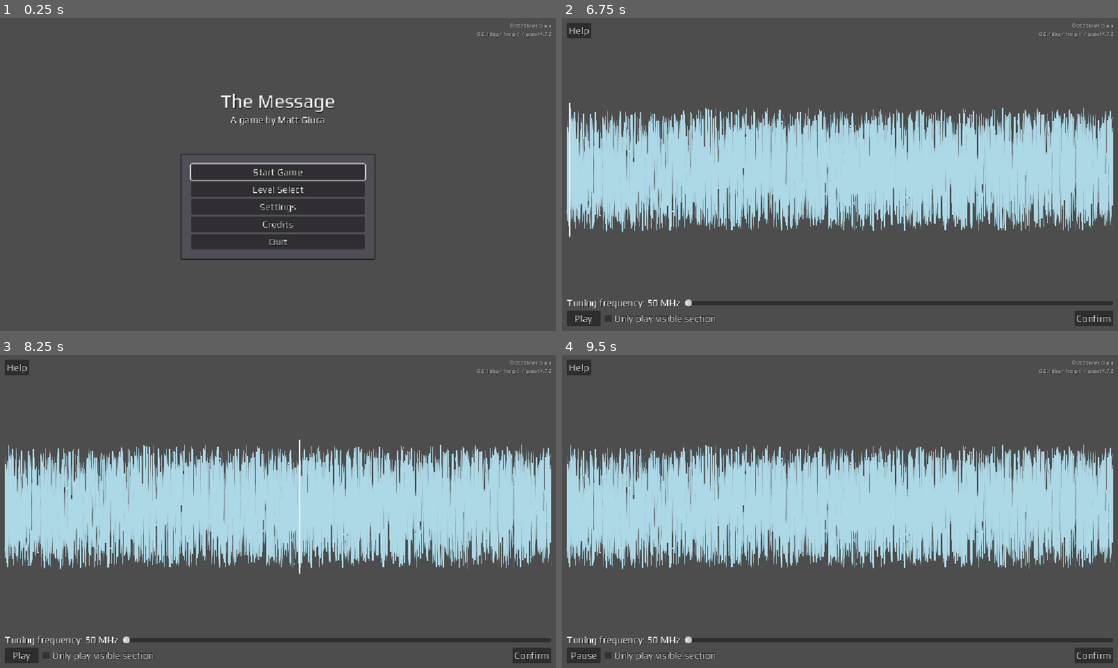
Above: before the commit, frames 1-4 (two rows, left to right).
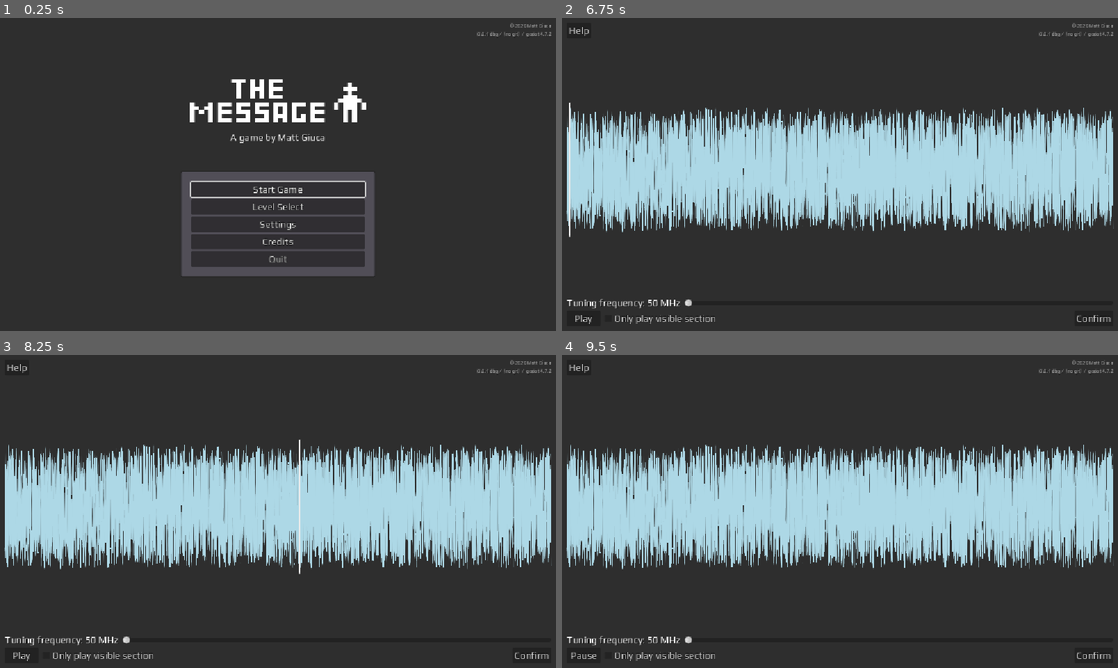
Above: after the commit, the same moments.

Repository: mgiuca/message-game
Game: Godot game, scene res://scenes/main.tscn
Two runs of this game, one before a commit and one after it. Both use one fixed random seed, a clock stepped at 60 frames per second and the inputs below. Sound files missing from this copy of the repository are replaced by a short silence.
Inputs (mouse positions are in pixels of both pictures, inside the frame that each line leads up to):
- Up to frame 1 (0.25 s): no input
- Up to frame 2 (6.75 s): click "Start Game" at 0.5 s; click "OK" at 1.25 s; click "Play" at 2 s; click "Play" at 2.75 s; click "Only play visible section" at 3.5 s; click "Only play visible section" at 4.25 s; click "Confirm" at 5 s; click "Confirm" at 5.75 s; click "Got it" at 6.5 s
- Up to frame 3 (8.25 s): click "Help" at 7.25 s; tap Enter at 8 s; drag from (278, 505) to (333, 442) at 8.02 s
- Up to frame 4 (9.5 s): tap Space at 8.75 s; drag from (728, 527) to (812, 574) at 8.77 s

The runs differ from the first frame. In frame 1, 90% of the frame differs, in the area x 0-100%, y 0-100%; in frame 2, 67%; in frame 3, 67%; in frame 4, 67%.

Commit message:
Added logo.
Put in main menu.

Also darkened background for whole game.

Diff:
--- a/project.godot
+++ b/project.godot
@@ -109,3 +109,4 @@
 rendering_device/driver.windows="d3d12"
 renderer/rendering_method="gl_compatibility"
 renderer/rendering_method.mobile="gl_compatibility"
+environment/defaults/default_clear_color=Color(0.18000486, 0.1800049, 0.1800048, 1)
--- a/scenes/main_menu.tscn
+++ b/scenes/main_menu.tscn
@@ -1,6 +1,7 @@
 [gd_scene format=3 uid="uid://bvweswfxul5oo"]
 
 [ext_resource type="Script" uid="uid://5ic8vnmqsxg4" path="res://scenes/main_menu.gd" id="1_rxnnp"]
+[ext_resource type="Texture2D" uid="uid://c7a5t4ynrhdcc" path="res://data/logo.png" id="2_bqqt6"]
 [ext_resource type="PackedScene" uid="uid://f3wv5ma8xvb0" path="res://scenes/ui/settings.tscn" id="3_wo74h"]
 
 [node name="MainMenu" type="Node" unique_id=1629672346]
@@ -32,14 +33,9 @@
 grow_horizontal = 2
 grow_vertical = 2
 
-[node name="LblTitle" type="Label" parent="UI/TopLevel/VBoxContainer" unique_id=1173459649]
-custom_minimum_size = Vector2(300, 1.45519e-11)
-layout_mode = 2
-size_flags_horizontal = 4
-theme_override_font_sizes/font_size = 40
-text = "The Message"
-horizontal_alignment = 1
-autowrap_mode = 3
+[node name="TexTitle" type="TextureRect" parent="UI/TopLevel/VBoxContainer" unique_id=465526495]
+layout_mode = 2
+texture = ExtResource("2_bqqt6")
 
 [node name="LblAuthor" type="Label" parent="UI/TopLevel/VBoxContainer" unique_id=516143576]
 custom_minimum_size = Vector2(300, 1.45519e-11)
Binary file added: data/logo.png
Not shown, added: data/logo.png.import
Binary file added: source/logo.aseprite
